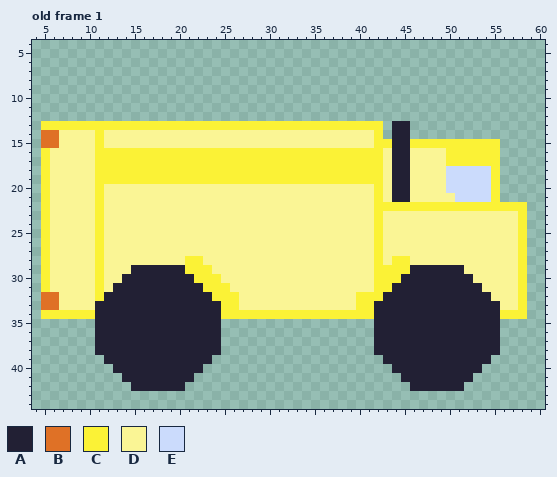
Pixel-art file: assets/images/environment/truck.ase. Above, as it was before the edit.
64x64 pixels, 2 frames. Shown: old frame 1: x 4..60, y 4..44. The commit also changed other frames, which this record leaves out.
Palette (. is transparent): A #222034  B #df7126  C #fbf236  D #faf595  E #cbdbfc
Pixels before, old frame 1, first column x 5:
13 CCCCCCCCCCCCCCCCCCCCCCCCCCCCCCCCCCCCCC.AA.............
14 BBDDDDCDDDDDDDDDDDDDDDDDDDDDDDDDDDDDDC.AA.............
15 BBDDDDCDDDDDDDDDDDDDDDDDDDDDDDDDDDDDDCCAACCCCCCCCCC...
16 CDDDDDCCCCCCCCCCCCCCCCCCCCCCCCCCCCCCCCDAADDDDCCCCCC...
17 CDDDDDCCCCCCCCCCCCCCCCCCCCCCCCCCCCCCCCDAADDDDCCCCCC...
18 CDDDDDCCCCCCCCCCCCCCCCCCCCCCCCCCCCCCCCDAADDDDEEEEEC...
19 CDDDDDCCCCCCCCCCCCCCCCCCCCCCCCCCCCCCCCDAADDDDEEEEEC...
20 CDDDDDCDDDDDDDDDDDDDDDDDDDDDDDDDDDDDDCDAADDDDEEEEEC...
21 CDDDDDCDDDDDDDDDDDDDDDDDDDDDDDDDDDDDDCDAADDDDDEEEEC...
22 CDDDDDCDDDDDDDDDDDDDDDDDDDDDDDDDDDDDDCCCCCCCCCCCCCCCCC
23 CDDDDDCDDDDDDDDDDDDDDDDDDDDDDDDDDDDDDCDDDDDDDDDDDDDDDC
24 CDDDDDCDDDDDDDDDDDDDDDDDDDDDDDDDDDDDDCDDDDDDDDDDDDDDDC
25 CDDDDDCDDDDDDDDDDDDDDDDDDDDDDDDDDDDDDCDDDDDDDDDDDDDDDC
26 CDDDDDCDDDDDDDDDDDDDDDDDDDDDDDDDDDDDDCDDDDDDDDDDDDDDDC
27 CDDDDDCDDDDDDDDDDDDDDDDDDDDDDDDDDDDDDCDDDDDDDDDDDDDDDC
28 CDDDDDCDDDDDDDDDCCDDDDDDDDDDDDDDDDDDDCDCCDDDDDDDDDDDDC
29 CDDDDDCDDDAAAAAACCCDDDDDDDDDDDDDDDDDDCCCCAAAAAADDDDDDC
30 CDDDDDCDDAAAAAAAACCCDDDDDDDDDDDDDDDDDCCCAAAAAAAADDDDDC
31 CDDDDDCDAAAAAAAAAACCCDDDDDDDDDDDDDDDDCCAAAAAAAAAADDDDC
32 BBDDDDCAAAAAAAAAAAACCCDDDDDDDDDDDDDCCCAAAAAAAAAAAADDDC
33 BBDDDDAAAAAAAAAAAAAACCDDDDDDDDDDDDDCCAAAAAAAAAAAAAADDC
34 CCCCCCAAAAAAAAAAAAAACCCCCCCCCCCCCCCCCAAAAAAAAAAAAAACCC
35 ......AAAAAAAAAAAAAA.................AAAAAAAAAAAAAA...
36 ......AAAAAAAAAAAAAA.................AAAAAAAAAAAAAA...
37 ......AAAAAAAAAAAAAA.................AAAAAAAAAAAAAA...
38 ......AAAAAAAAAAAAAA.................AAAAAAAAAAAAAA...
39 .......AAAAAAAAAAAA...................AAAAAAAAAAAA....
40 ........AAAAAAAAAA.....................AAAAAAAAAA.....
41 .........AAAAAAAA.......................AAAAAAAA......
42 ..........AAAAAA.........................AAAAAA.......
Once edited:
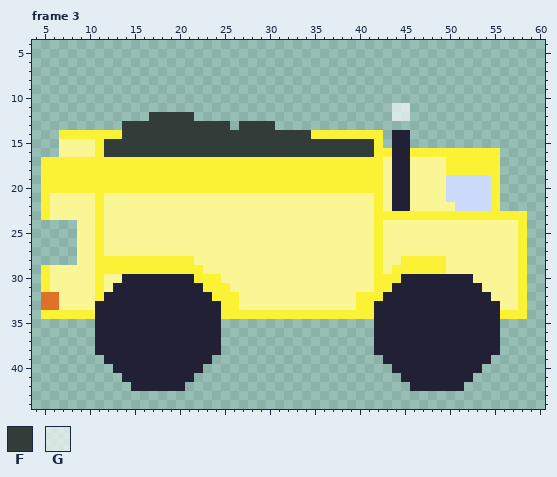
Colours new in this view: F #323c39  G #ffffffa5
A new or re-ordered frame is compared with the old frame closest to it.
Commit message: upadted truck animation
What changed:
{"change": "frames 2 -> 7"}
{"change": "layer \"Layer 2\" added"}
{"change": "layer \"Layer 3\" added"}
{"where": "frame 3 is new; against old frame 1, layers \"Layer 3\", \"Layer 2\", \"Layer 1\""}
{"frame":3,"y":11,"x":44,"old":"..","new":"GG"}
{"frame":3,"y":12,"x":17,"old":".....","new":"FFFFF"}
{"frame":3,"y":12,"x":44,"old":"..","new":"GG"}
{"frame":3,"y":13,"x":5,"old":"CCCCCCCCCCCCCCCCCCCCCCCCCCCCCCCCCCCCCC","new":".........FFFFFFFFFFFF.FFFF............"}
{"frame":3,"y":13,"x":44,"old":"AA","new":".."}
{"frame":3,"y":14,"x":5,"old":"BBDDDD","new":"..CCCC"}
{"frame":3,"y":14,"x":12,"old":"DDDDDDDDDDDDDDDDDDDDDDDDDDDDDD","new":"CCFFFFFFFFFFFFFFFFFFFFFCCCCCCC"}
{"frame":3,"y":15,"x":5,"old":"BB","new":".."}
{"frame":3,"y":15,"x":12,"old":"DDDDDDDDDDDDDDDDDDDDDDDDDDDDDD","new":"FFFFFFFFFFFFFFFFFFFFFFFFFFFFFF"}
{"frame":3,"y":15,"x":43,"old":"C","new":"."}
{"frame":3,"y":15,"x":46,"old":"CCCCCCCCCC","new":".........."}
{"frame":3,"y":16,"x":5,"old":"CD","new":".."}
{"frame":3,"y":16,"x":12,"old":"CCCCCCCCCCCCCCCCCCCCCCCCCCCCCC","new":"FFFFFFFFFFFFFFFFFFFFFFFFFFFFFF"}
{"frame":3,"y":16,"x":43,"old":"D","new":"C"}
{"frame":3,"y":16,"x":46,"old":"DDDD","new":"CCCC"}
{"frame":3,"y":17,"x":6,"old":"DDDDD","new":"CCCCC"}
{"frame":3,"y":18,"x":6,"old":"DDDDD","new":"CCCCC"}
{"frame":3,"y":18,"x":50,"old":"EEEEE","new":"CCCCC"}
{"frame":3,"y":19,"x":6,"old":"DDDDD","new":"CCCCC"}
{"frame":3,"y":20,"x":6,"old":"DDDDD","new":"CCCCC"}
{"frame":3,"y":20,"x":12,"old":"DDDDDDDDDDDDDDDDDDDDDDDDDDDDDD","new":"CCCCCCCCCCCCCCCCCCCCCCCCCCCCCC"}
{"frame":3,"y":21,"x":50,"old":"D","new":"E"}
{"frame":3,"y":22,"x":43,"old":"CCCCCCCCCCCC","new":"DAADDDDDEEEE"}
{"frame":3,"y":22,"x":56,"old":"CCC","new":"..."}
{"frame":3,"y":23,"x":43,"old":"DDDDDDDDDDDDDDD","new":"CCCCCCCCCCCCCCC"}
{"frame":3,"y":24,"x":5,"old":"CDDD","new":"...."}
{"frame":3,"y":25,"x":5,"old":"CDDD","new":"...."}
{"frame":3,"y":26,"x":5,"old":"CDDD","new":"...."}
{"frame":3,"y":27,"x":5,"old":"CDDD","new":"...."}
{"frame":3,"y":28,"x":5,"old":"CDDD","new":"...."}
{"frame":3,"y":28,"x":12,"old":"DDDDDDDDD","new":"CCCCCCCCC"}
{"frame":3,"y":28,"x":22,"old":"C","new":"D"}
{"frame":3,"y":28,"x":44,"old":"C","new":"D"}
{"frame":3,"y":28,"x":46,"old":"DDDD","new":"CCCC"}
{"frame":3,"y":29,"x":12,"old":"DDDAAAAAA","new":"CCCCCCCCC"}
{"frame":3,"y":29,"x":23,"old":"C","new":"D"}
{"frame":3,"y":29,"x":43,"old":"C","new":"D"}
{"frame":3,"y":29,"x":46,"old":"AAAAAA","new":"CCCCDD"}
